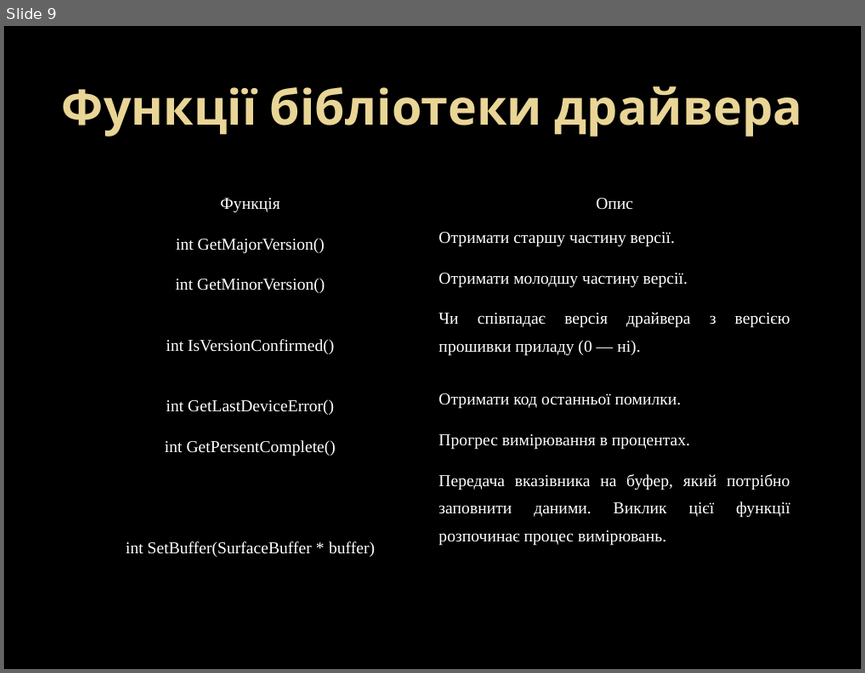
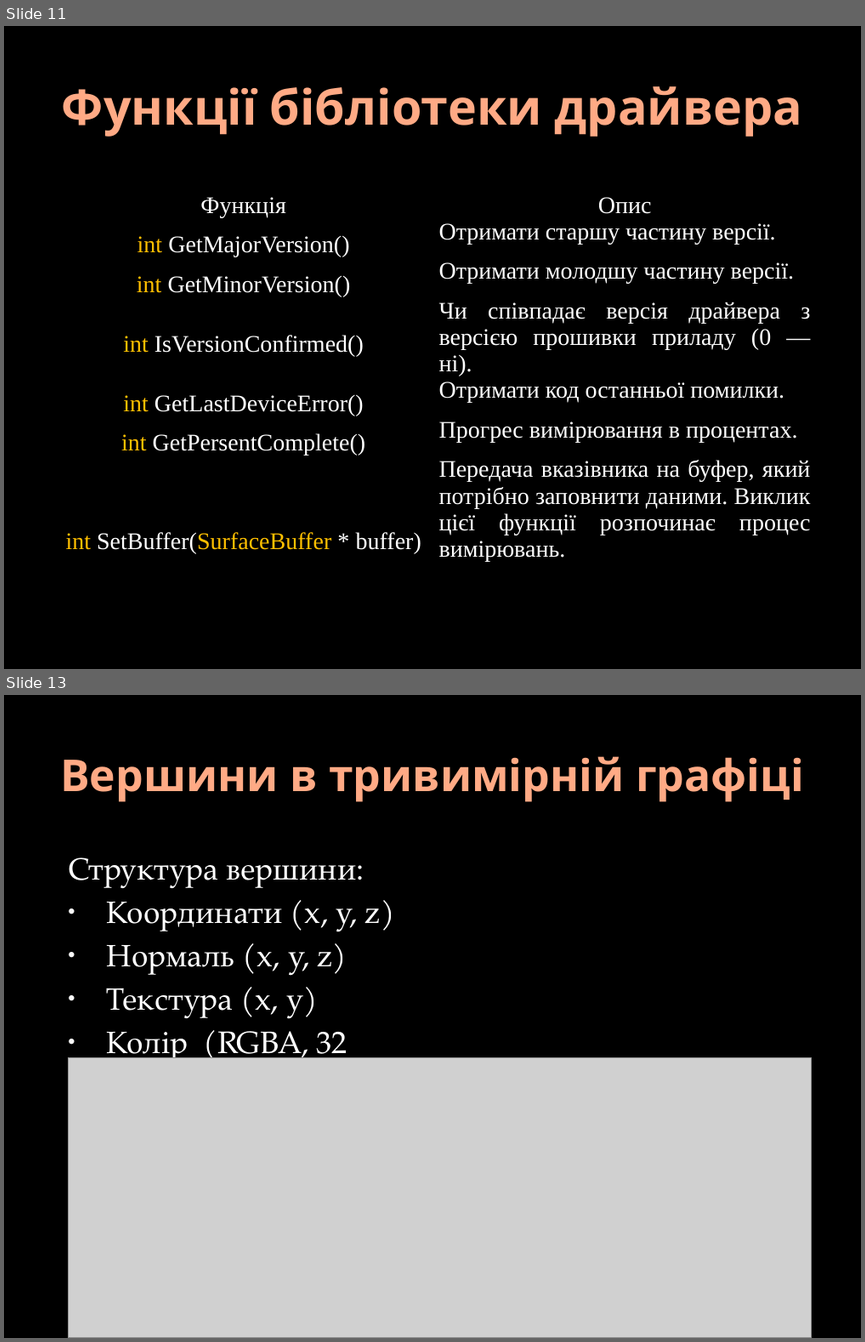
Before and after one commit to DoctorScrept/Temp, a slide deck: Report/DiplomReport.pptx. Shown one above the other, each under a label of ours: slide 9 before the commit, slides 11 and 13 after it; the slides between them are not shown. The pictures are 865x673 and 865x1342 pixels, drawn with LibreOffice and Linux fonts; fonts in the diff are those of the drawing; grey boxes stand for pictures; background and template pictures are left out. Boxes give left, top, right and bottom in pixels: in the first picture for what was removed or moved away, otherwise in the second. Text is boxed around its words. In the diff, an @@ line names an element or a change of style, - is before the commit and + after.

```diff
--- a/Report/DiplomReport.pptx
+++ b/Report/DiplomReport.pptx
@@ slide 13 added at bbox=[4, 695, 861, 1338], background picture (left out) @@
@@ title added at bbox=[60, 756, 804, 802], 36.9 pt, text gradient #FFAA86 to #FF9B6A, bold @@
+Вершини в тривимірній графіці
@@ text added at bbox=[68, 857, 395, 1065], 26 pt, text #FFFFFF @@
+Структура вершини:
+• Координати (x, y, z)
+• Нормаль (x, y, z)
+• Текстура (x, y)
+• Колір (RGBA, 32 біти)
@@ picture added at bbox=[69, 1058, 812, 1338] @@
@@ what was slide 9 is now slide 11 @@
@@ slide 11 changed as well @@
@@ title "Функції бібліотеки драйвера" at bbox=[62, 86, 802, 136]: text colour gradient #EAD696 to #E7D081 to gradient #FFAA86 to #FF9B6A @@
@@ table at bbox=[54, 178, 817, 622] @@
@@ size 14 to 20 pt @@
@@ text colour #FFFFFF to #FFC000 in "int", "int", "int", "int" and 2 more places @@
@@ line spacing 1.5 to 1 @@
@@ table: place and size @@
-table at bbox=[69, 178, 796, 624]
+table at bbox=[54, 178, 817, 622]
```
Also in this commit, not shown: 9 other slides changed, 8 other slides added, 4 slides removed, 12 other files.
